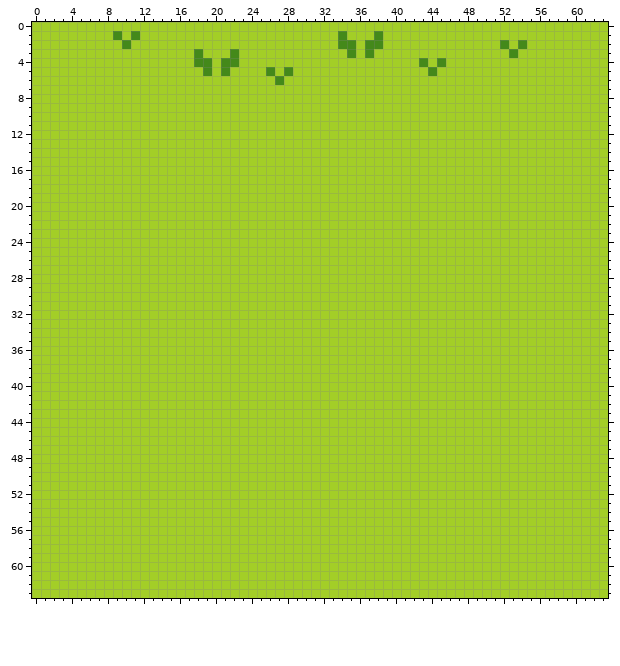
One commit to this pixel-art sprite: images/tiles.png. That is the earlier state.
The file is 64x64 pixels.
The same view after the edit:
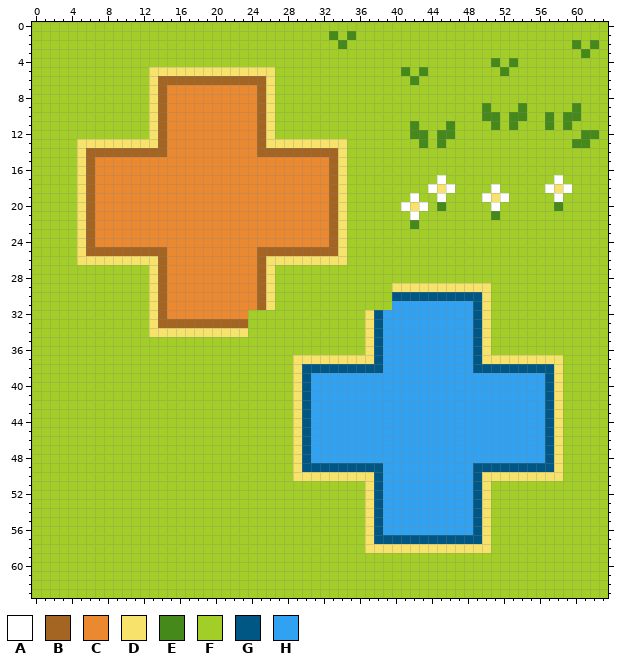
Palette (. is transparent): A #ffffff  B #a46422  C #eb8931  D #f7e26b  E #44891a  F #a3ce27  G #005784  H #31a2f2
What changed:
Changed rows in their new state; - is an unchanged pixel.
first column x 5:
 1 ----F-F---------------------EFE--F------------------------
 2 -----F------------------------F-FF-------------F-F-----E-E
 3 -------------F---F------------F-F---------------F-------E-
 4 -------------FF-FF--------------------F-F-----E-E---------
 5 --------DDDDDDDDDDDDDD-F------------E-EF-------E----------
 6 --------DBBBBBBBBBBBBDF--------------E--------------------
 7 --------DBCCCCCCCCCCBD------------------------------------
 8 --------DBCCCCCCCCCCBD------------------------------------
 9 --------DBCCCCCCCCCCBD-----------------------E---E-----E--
10 --------DBCCCCCCCCCCBD-----------------------EE-EE--E-EE--
11 --------DBCCCCCCCCCCBD---------------E---E----E-E---E-E---
12 --------DBCCCCCCCCCCBD---------------EE-EE--------------EE
13 DDDDDDDDDBCCCCCCCCCCBDDDDDDDDD--------E-E--------------EE-
14 DBBBBBBBBBCCCCCCCCCCBBBBBBBBBD----------------------------
15 DBCCCCCCCCCCCCCCCCCCCCCCCCCCBD----------------------------
16 DBCCCCCCCCCCCCCCCCCCCCCCCCCCBD----------------------------
17 DBCCCCCCCCCCCCCCCCCCCCCCCCCCBD----------A------------A----
18 DBCCCCCCCCCCCCCCCCCCCCCCCCCCBD---------ADA----A-----ADA---
19 DBCCCCCCCCCCCCCCCCCCCCCCCCCCBD-------A--A----ADA-----A----
20 DBCCCCCCCCCCCCCCCCCCCCCCCCCCBD------ADA-E-----A------E----
21 DBCCCCCCCCCCCCCCCCCCCCCCCCCCBD-------A--------E-----------
22 DBCCCCCCCCCCCCCCCCCCCCCCCCCCBD-------E--------------------
23 DBCCCCCCCCCCCCCCCCCCCCCCCCCCBD----------------------------
24 DBCCCCCCCCCCCCCCCCCCCCCCCCCCBD----------------------------
25 DBBBBBBBBBCCCCCCCCCCBBBBBBBBBD----------------------------
26 DDDDDDDDDBCCCCCCCCCCBDDDDDDDDD----------------------------
27 --------DBCCCCCCCCCCBD------------------------------------
28 --------DBCCCCCCCCCCBD------------------------------------
29 --------DBCCCCCCCCCCBD-------------DDDDDDDDDDD------------
30 --------DBCCCCCCCCCCBD-------------GGGGGGGGGGD------------
31 --------DBCCCCCCCCCCBD-------------HHHHHHHHHGD------------
32 --------DBCCCCCCCCC-------------DGHHHHHHHHHHGD------------
33 --------DBBBBBBBBBB-------------DGHHHHHHHHHHGD------------
34 --------DDDDDDDDDDD-------------DGHHHHHHHHHHGD------------
35 --------------------------------DGHHHHHHHHHHGD------------
36 --------------------------------DGHHHHHHHHHHGD------------
37 ------------------------DDDDDDDDDGHHHHHHHHHHGDDDDDDDDD----
38 ------------------------DGGGGGGGGGHHHHHHHHHHGGGGGGGGGD----
39 ------------------------DGHHHHHHHHHHHHHHHHHHHHHHHHHHGD----
40 ------------------------DGHHHHHHHHHHHHHHHHHHHHHHHHHHGD----
41 ------------------------DGHHHHHHHHHHHHHHHHHHHHHHHHHHGD----
42 ------------------------DGHHHHHHHHHHHHHHHHHHHHHHHHHHGD----
43 ------------------------DGHHHHHHHHHHHHHHHHHHHHHHHHHHGD----
44 ------------------------DGHHHHHHHHHHHHHHHHHHHHHHHHHHGD----
45 ------------------------DGHHHHHHHHHHHHHHHHHHHHHHHHHHGD----
46 ------------------------DGHHHHHHHHHHHHHHHHHHHHHHHHHHGD----
47 ------------------------DGHHHHHHHHHHHHHHHHHHHHHHHHHHGD----
48 ------------------------DGHHHHHHHHHHHHHHHHHHHHHHHHHHGD----
49 ------------------------DGGGGGGGGGHHHHHHHHHHGGGGGGGGGD----
50 ------------------------DDDDDDDDDGHHHHHHHHHHGDDDDDDDDD----
51 --------------------------------DGHHHHHHHHHHGD------------
52 --------------------------------DGHHHHHHHHHHGD------------
53 --------------------------------DGHHHHHHHHHHGD------------
54 --------------------------------DGHHHHHHHHHHGD------------
55 --------------------------------DGHHHHHHHHHHGD------------
56 --------------------------------DGHHHHHHHHHHGD------------
57 --------------------------------DGGGGGGGGGGGGD------------
58 --------------------------------DDDDDDDDDDDDDD------------
